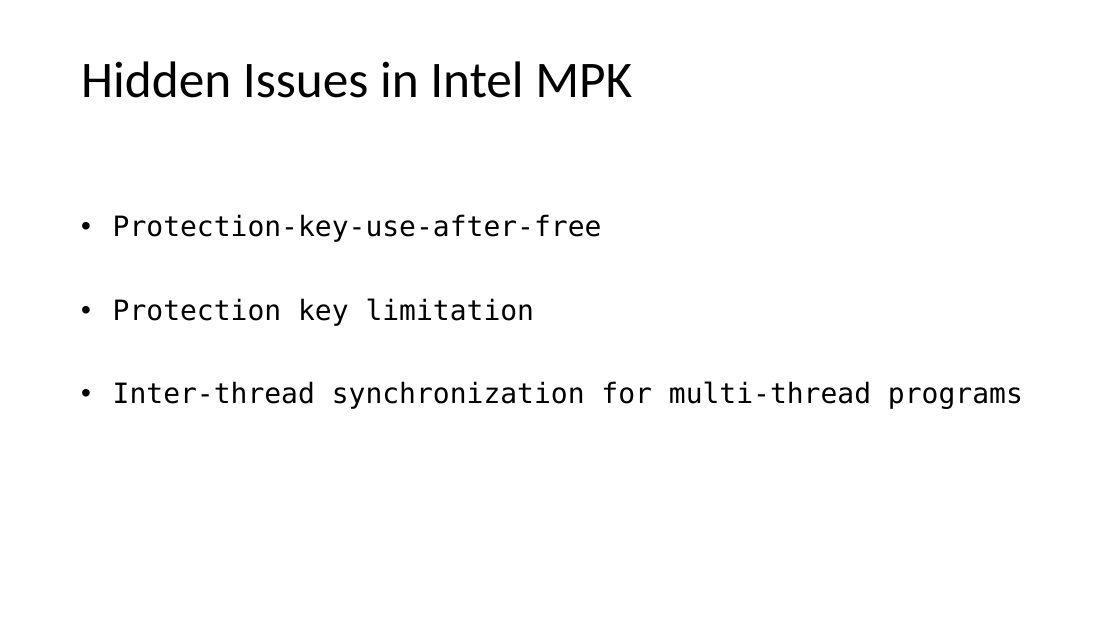
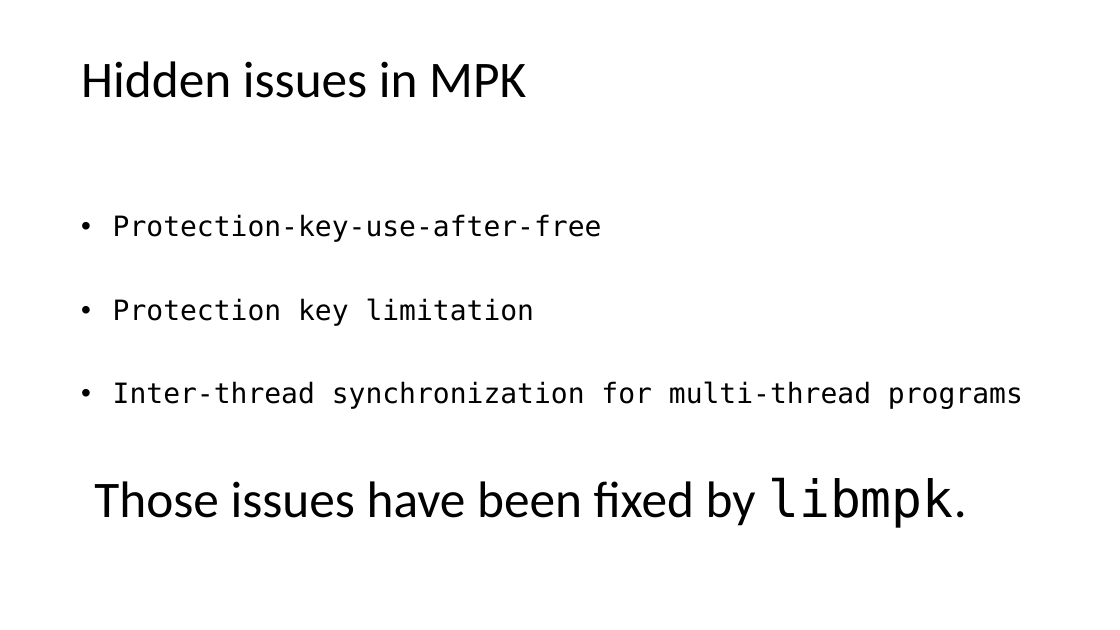
Before and after one commit to LiGaOg/libpmp, a slide deck: slide 6 of proposal.pptx (slide 2 before the commit). Drawn at 1120x630 pixels with LibreOffice and Linux fonts; fonts in the diff are those of the drawing. Boxes give left, top, right and bottom in pixels: in the first picture for what was removed or moved away, otherwise in the second. Text is boxed around its words. In the diff, an @@ line names an element or a change of style, - is before the commit and + after.

```diff
--- a/proposal.pptx
+++ b/proposal.pptx
@@ title at (81, 61, 526, 98): text changed @@
-Hidden Issues in Intel MPK
+Hidden issues in MPK
@@ text added at (94, 477, 967, 528), 44 pt, text #000000 @@
+Those issues have been fixed by libmpk.
```
Also in this commit, not shown: 6 other slides changed, 16 slides added.
